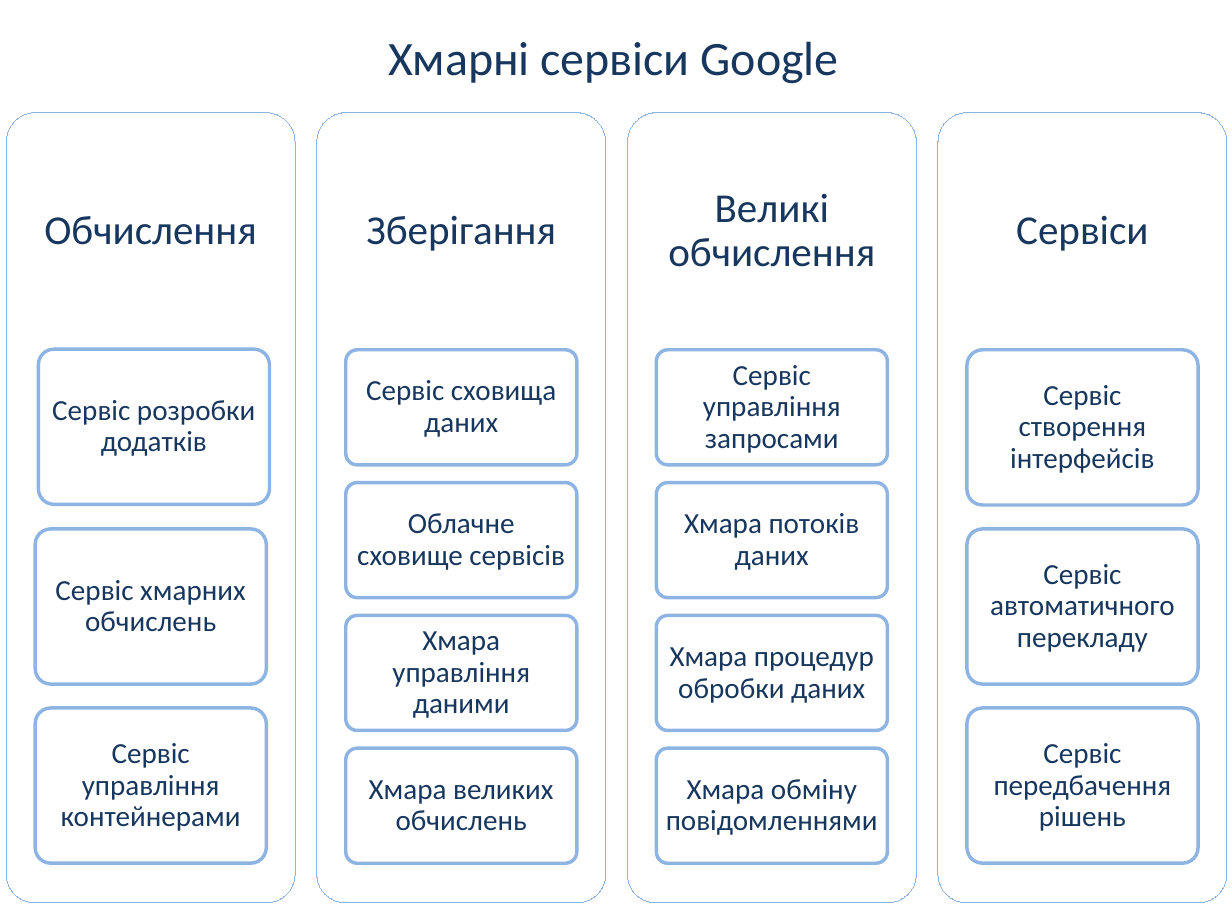
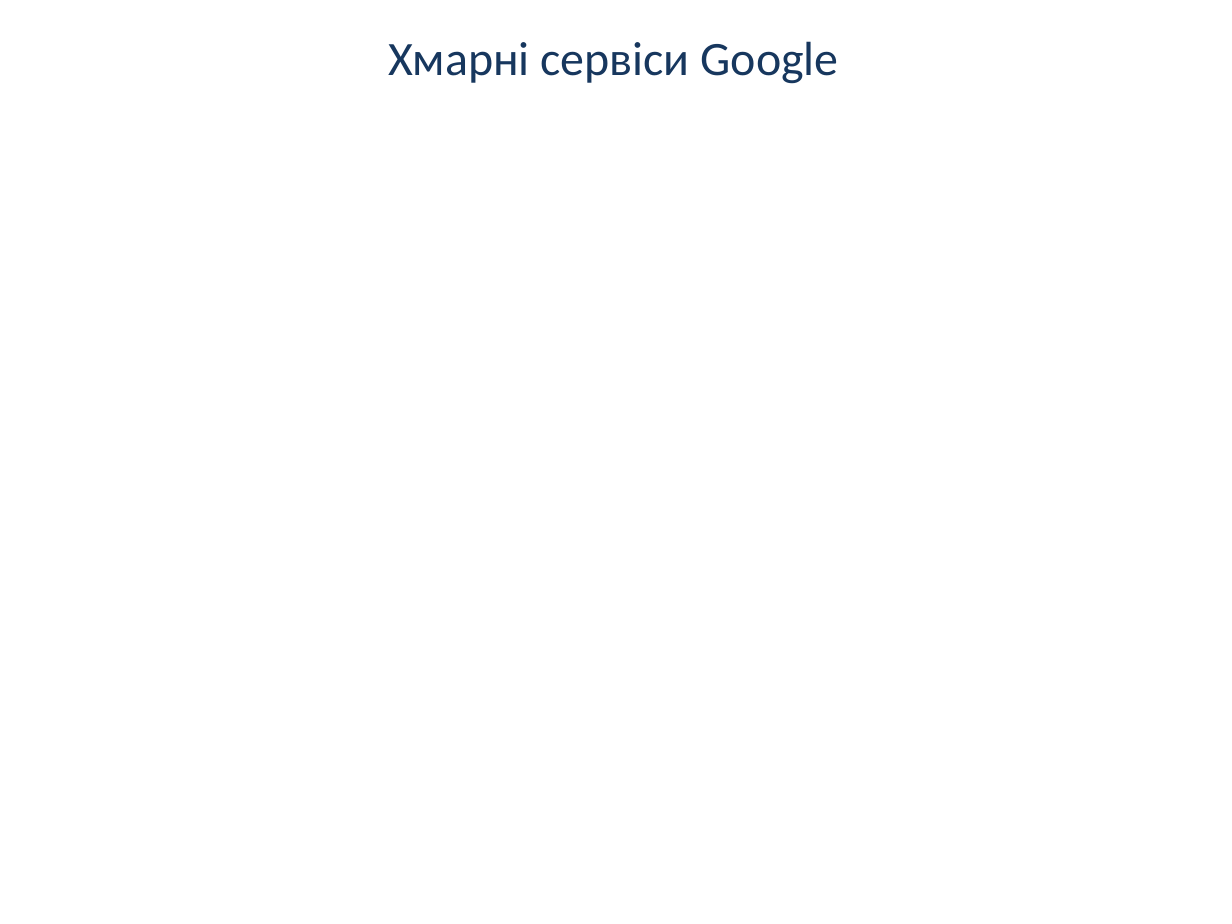
Before and after one commit to UdgineIzotov/diplom-doc, a slide deck: slide 17 of root/Презентация.pptx (slide 10 before the commit). Drawn at 1232x924 pixels with LibreOffice and Linux fonts; fonts in the diff are those of the drawing; background and template pictures are left out. Boxes give left, top, right and bottom in pixels: in the first picture for what was removed or moved away, otherwise in the second. Text is boxed around its words. In the diff, an @@ line names an element or a change of style, - is before the commit and + after.

```diff
--- a/root/Презентация.pptx
+++ b/root/Презентация.pptx
@@ group removed at (x1=6, y1=113, x2=1227, y2=903): 18 rounded rectangles, 18 texts @@
-Обчислення
-Сервіс розробки додатків
-Сервіс хмарних обчислень
-Сервіс управління контейнерами
-Зберігання
-Сервіс сховища даних
-Облачне сховище сервісів
-Хмара управління даними
-Хмара великих обчислень
-Великі обчислення
-Сервіс управління запросами
-Хмара потоків даних
-Хмара процедур обробки даних
-Хмара обміну повідомленнями
-Сервіси
-Сервіс створення інтерфейсів
-Сервіс автоматичного перекладу
-Сервіс передбачення рішень
```
Also in this commit, not shown: 3 other slides changed, 7 slides added, 2 slides removed, 2 other files.
